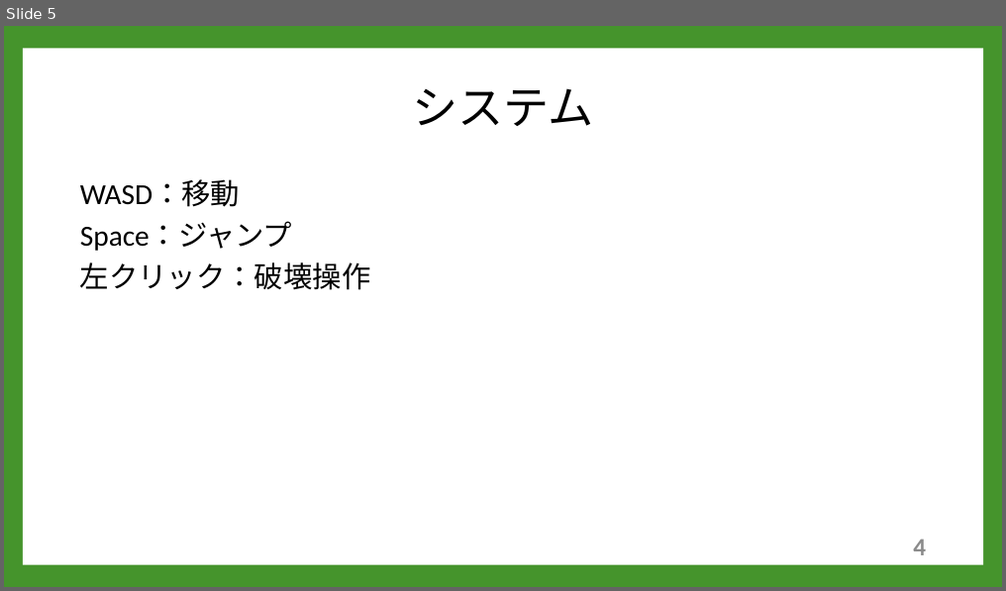
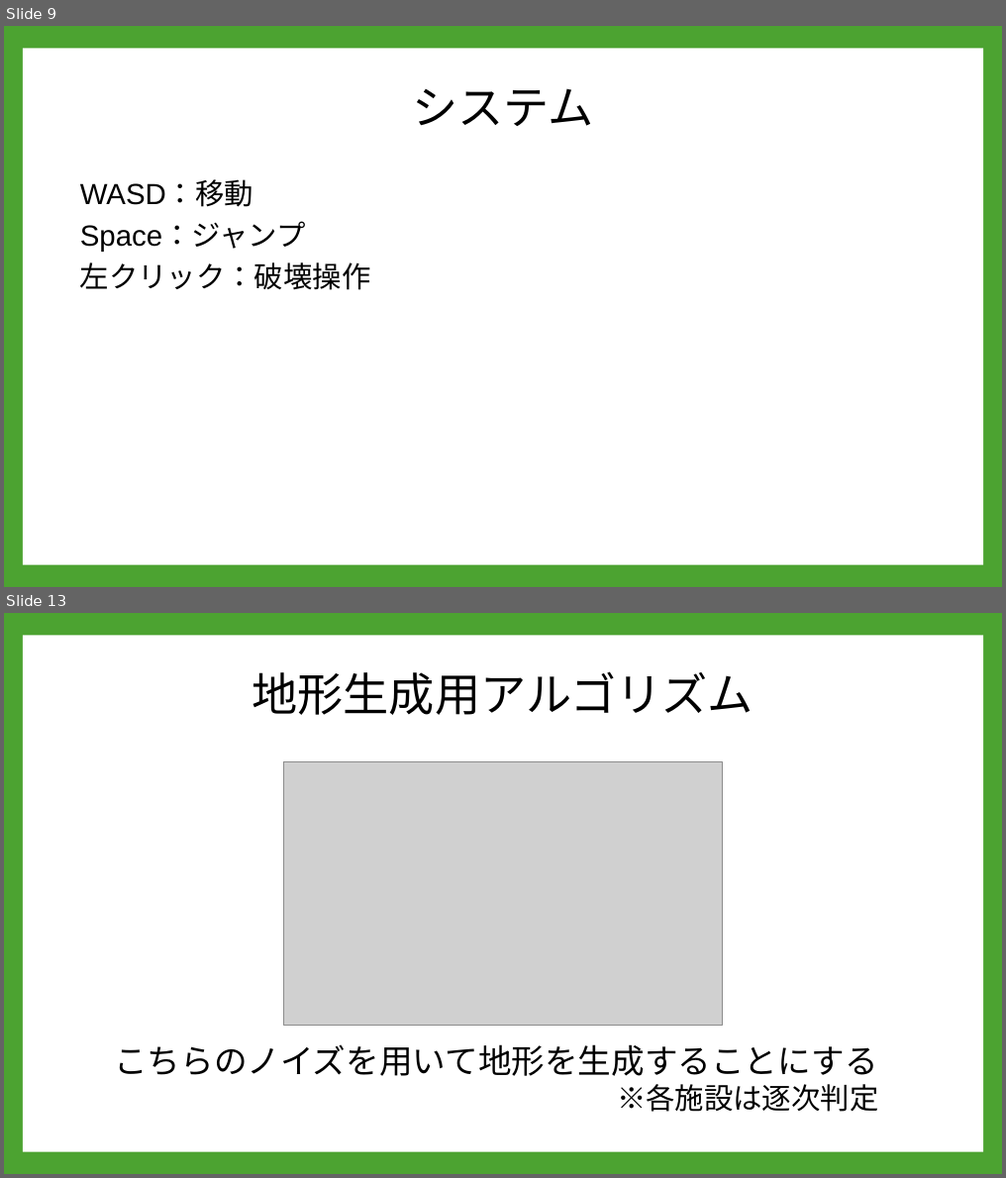
Before and after one commit to A23019/GC_A3_1, a slide deck: 企画/PowerPoint/企画案２.pptx. Shown one above the other, each under a label of ours: slide 5 before the commit, slides 9 and 13 after it; the slides between them are not shown. The pictures are 1006x591 and 1006x1178 pixels, drawn with LibreOffice and Linux fonts; fonts in the diff are those of the drawing; grey boxes stand for pictures; background and template pictures are left out. Boxes give left, top, right and bottom in pixels: in the first picture for what was removed or moved away, otherwise in the second. Text is boxed around its words. In the diff, an @@ line names an element or a change of style, - is before the commit and + after.

```diff
--- a/企画/PowerPoint/企画案２.pptx
+++ b/企画/PowerPoint/企画案２.pptx
@@ slide 13 added at [4,613,1002,1174], background #4CA331; not listed: 1 template element that a slide beside it also shows @@
@@ title added at [252,671,753,715], 44 pt, text #000000 @@
+地形生成用アルゴリズム
@@ picture added at [284,761,723,1026] @@
@@ text added at [114,1045,878,1112], 32 pt, text #000000 @@
+こちらのノイズを用いて地形を生成することにする
+※各施設は逐次判定
@@ what was slide 5 is now slide 9 @@
@@ slide 9 changed as well @@
@@ background #45942C to #4CA331 @@
@@ text "WASD：移動" at [80,181,371,290]: font Calibri to Arial @@
@@ page number removed at [913,539,926,556] @@
-4
```
Also in this commit, not shown: 5 other slides changed, 10 other slides added, 1 slide removed, 4 other files.
